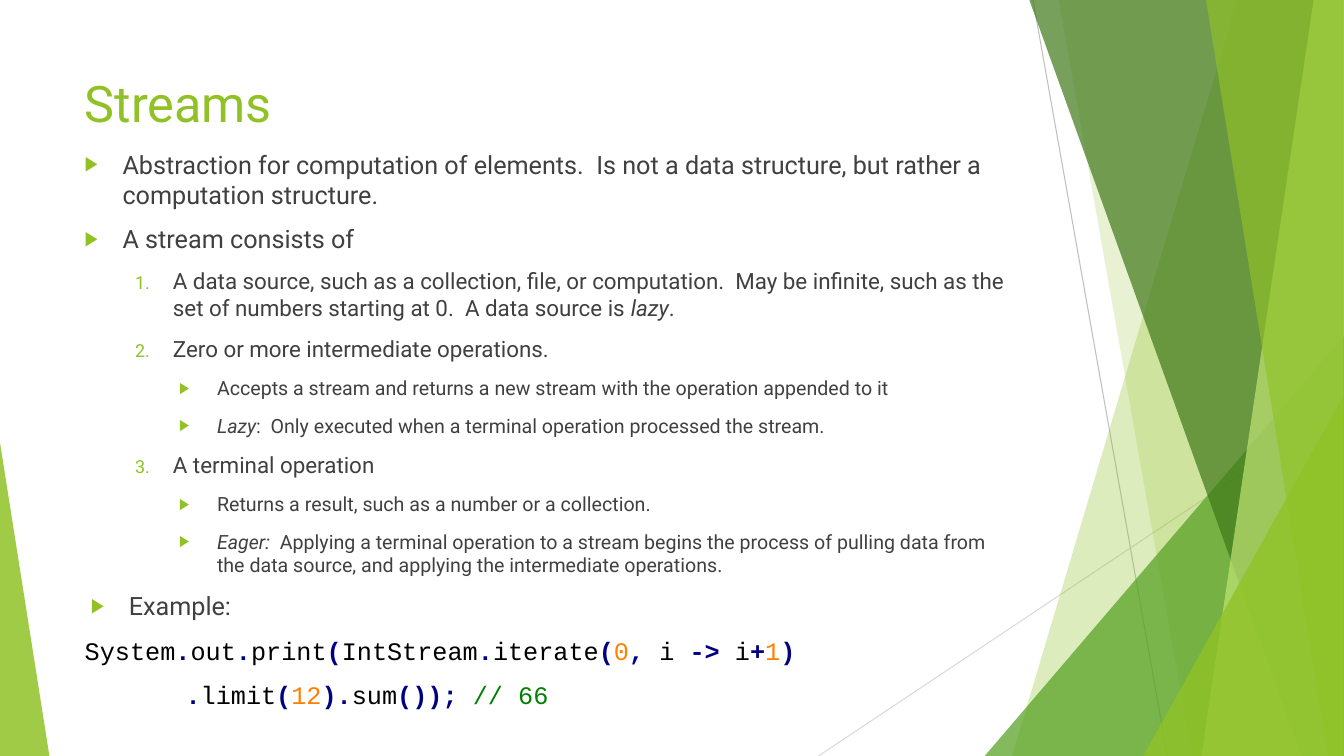
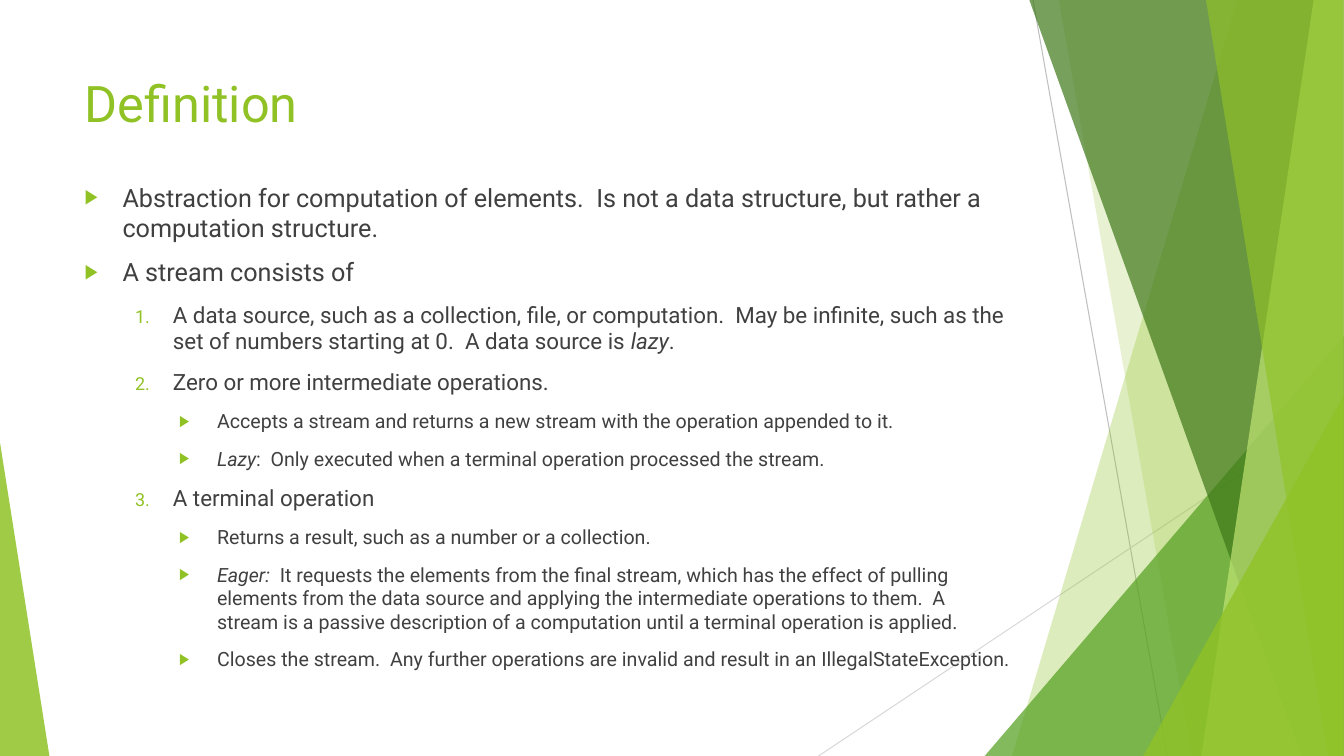
Before and after one commit to RichardRoda/2017-CodePaLOUsa-Lambda, a slide deck: slide 15 of Learning to Love the Lambda in the Stream.pptx (slide 14 before the commit). Drawn at 1344x756 pixels with LibreOffice and Linux fonts; fonts in the diff are those of the drawing. Boxes give left, top, right and bottom in pixels: in the first picture for what was removed or moved away, otherwise in the second. Text is boxed around its words. In the diff, an @@ line names an element or a change of style, - is before the commit and + after.

Commit message:
Add Example4.java.  Clean up definition of stream.  Example will be on next slide showing the lambda in the stream.

```diff
--- a/Learning to Love the Lambda in the Stream.pptx
+++ b/Learning to Love the Lambda in the Stream.pptx
@@ title at (85, 83, 298, 123): text changed @@
-Streams
+Definition
@@ text "Abstraction for computation of elements. ...": place and size @@
-text "Abstraction for computation of elements. ..." at (85, 155, 1003, 710)
+text "Abstraction for computation of elements. ..." at (123, 188, 1009, 670)
@@ text at (217, 413, 893, 432): text changed @@
-    ▶ Accepts a stream and returns a new stream with the operation appended to it
+    ▶ Accepts a stream and returns a new stream with the operation appended to it.
@@ text at (217, 567, 1009, 670): text changed @@
-    ▶ Eager: Applying a terminal operation to a stream begins the process of pulling data from the data source, and applying the intermediate operations.
-▶ Example:
-System.out.print(IntStream.iterate(0, i -> i+1)
-.limit(12).sum()); // 66
+    ▶ Eager: It requests the elements from the final stream, which has the effect of pulling elements from the data source and applying the intermediate operations to them. A stream is a passive description of a computation until a terminal operation is applied.
+    ▶ Closes the stream. Any further operations are invalid and result in an IllegalStateException.
```
Also in this commit, not shown: 2 slides added, 1 other file.
